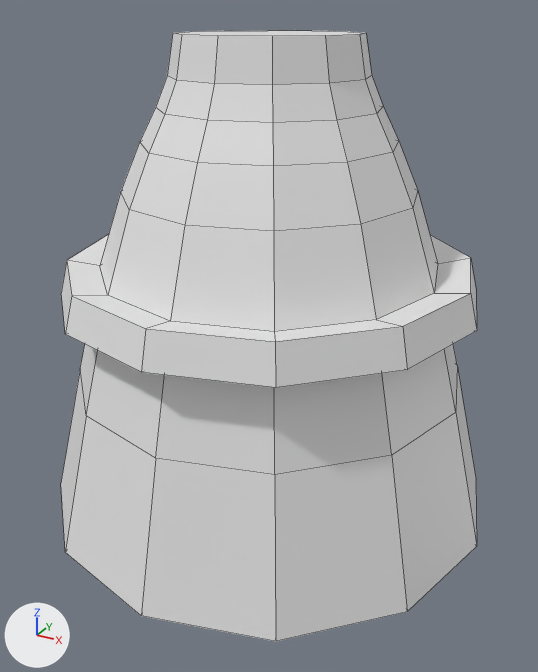
Two versions of the Blender file Assets/BlenderModels/thrusterComponent.blend, one commit apart.
Rendered twice from a 50 mm lens placed at (0.726, -1.323, 0.542), pointed at (0.02, -0.039, -0.1). Lighting does not change. The marker at lower left points along +X, +Y and +Z. Mesh edges are drawn as thin lines. Materials are left out; every surface is plain grey.
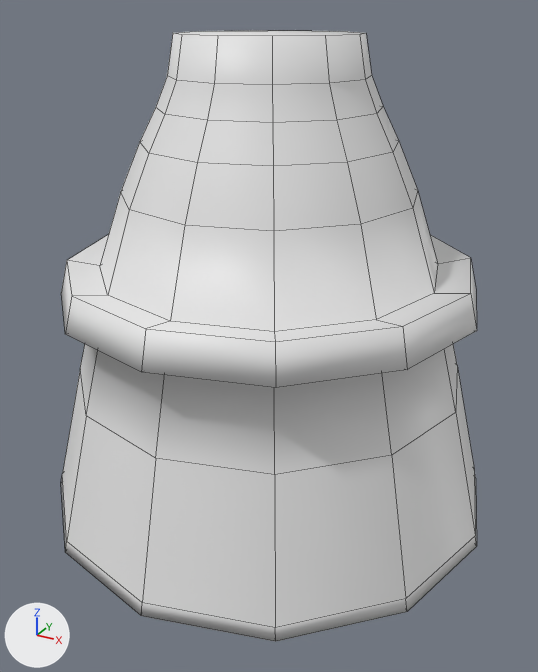
Boxes (x1, y1, x2, y2) around the edits, measured in the pictures (538 x 672 px):
```json
{"part": 1, "of": "me_cylinder", "change": "built on", "before": [61, 366, 477, 642], "after": [61, 366, 477, 642]}
{"part": 2, "of": "me_cylinder", "change": "shading changed", "before": [61, 31, 477, 468], "after": [61, 31, 477, 468]}
```

Edits to the scene script, one JSON object a line:
```json
{"block": "me_cylinder", "where": "# used by ob_cylinder; location = (0.0, 0.0, 0.0)"}
{"op": "remove", "block": "me_cylinder", "code": "me_cylinder.from_pydata(...)  # 144 vertices, 134 faces; spans x -0.5..0.5, y -0.5..0.5, z -0.5..0.5"}
{"op": "add", "block": "me_cylinder", "code": "me_cylinder.from_pydata(...)  # 168 vertices, 158 faces; spans x -0.5..0.5, y -0.5..0.5, z -0.5..0.5"}
{"block": "me_cylinder", "change": "me_cylinder part 1"}
{"block": "me_cylinder", "change": "24 faces are deleted"}
{"block": "me_cylinder", "change": "24 vertices are added at x -0.494..0.494, y -0.494..0.494, z -0.481..-0.474"}
{"block": "me_cylinder", "change": "48 new faces join them"}
{"block": "me_cylinder", "change": "me_cylinder part 2: 110 kept faces spanning x -0.446..0.446, y -0.446..0.446, z -0.316..0.5 are now shaded smooth"}
```
